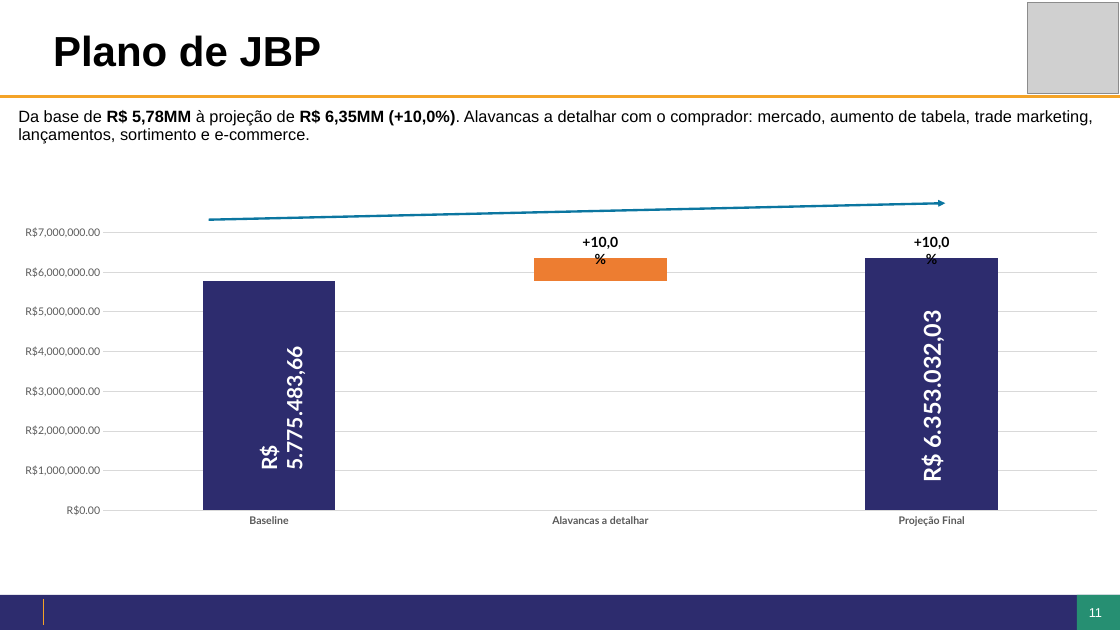
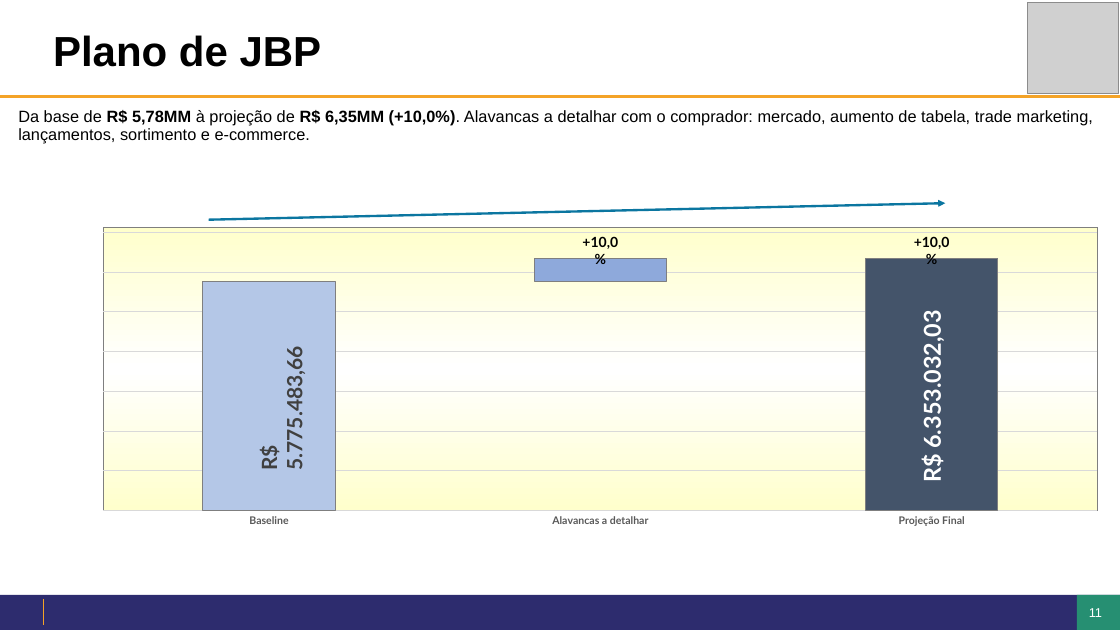
Before and after one commit to giovanoanjos27-del/Dashboard-Farma-sul, a slide deck: slide 11 of jbp/JBP2027_Araujo_Perfumaria.pptx. Drawn at 1120x630 pixels with LibreOffice and Linux fonts; fonts in the diff are those of the drawing; grey boxes stand for pictures; background and template pictures are left out. Boxes give left, top, right and bottom in pixels: in the first picture for what was removed or moved away, otherwise in the second. Text is boxed around its words. In the diff, an @@ line names an element or a change of style, - is before the commit and + after.

```diff
--- a/jbp/JBP2027_Araujo_Perfumaria.pptx
+++ b/jbp/JBP2027_Araujo_Perfumaria.pptx
@@ column stacked chart at [0, 177, 1116, 560] @@
@@ Series 1, Baseline: 5800000 to 91 @@
@@ Series 1, Alavancas a detalhar: 5800000 to 91 @@
@@ Series 1, Projeção Final: 6400000 to 100 @@
@@ colour of Series 1 #2D2C6E to #B4C7E7 @@
@@ colours of single points changed @@
@@ Series 2, Alavancas a detalhar: 600000 to 9 @@
@@ colour of Series 2 #0B76A0 to #8EA9DB @@
@@ colours of single points changed @@
@@ value axis changed @@
@@ background changed @@
@@ text "R$ 5.775.483,66" at [257, 358, 307, 469]: text colour #FFFFFF to #404040 @@
```
Also in this commit, not shown: 3 other slides changed, 12 other files.
